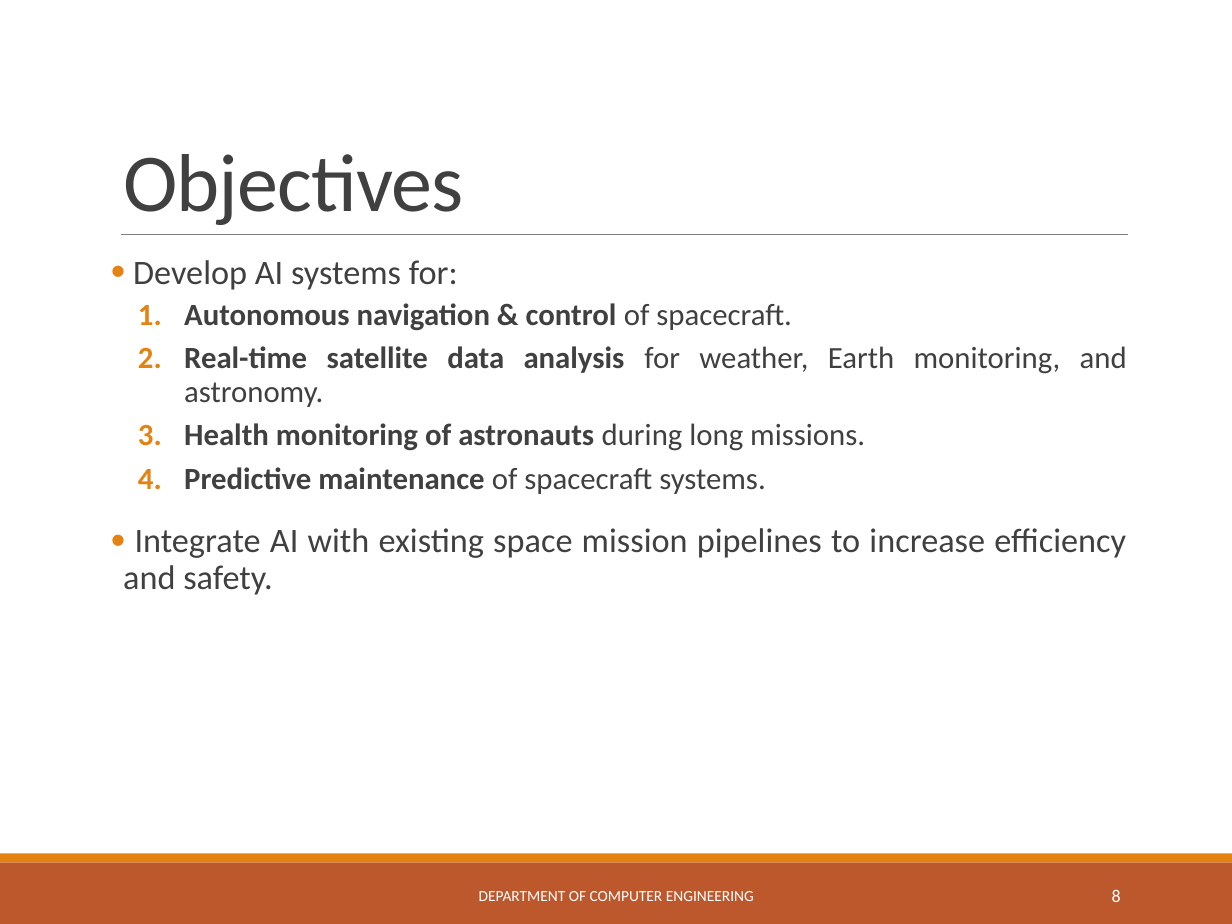
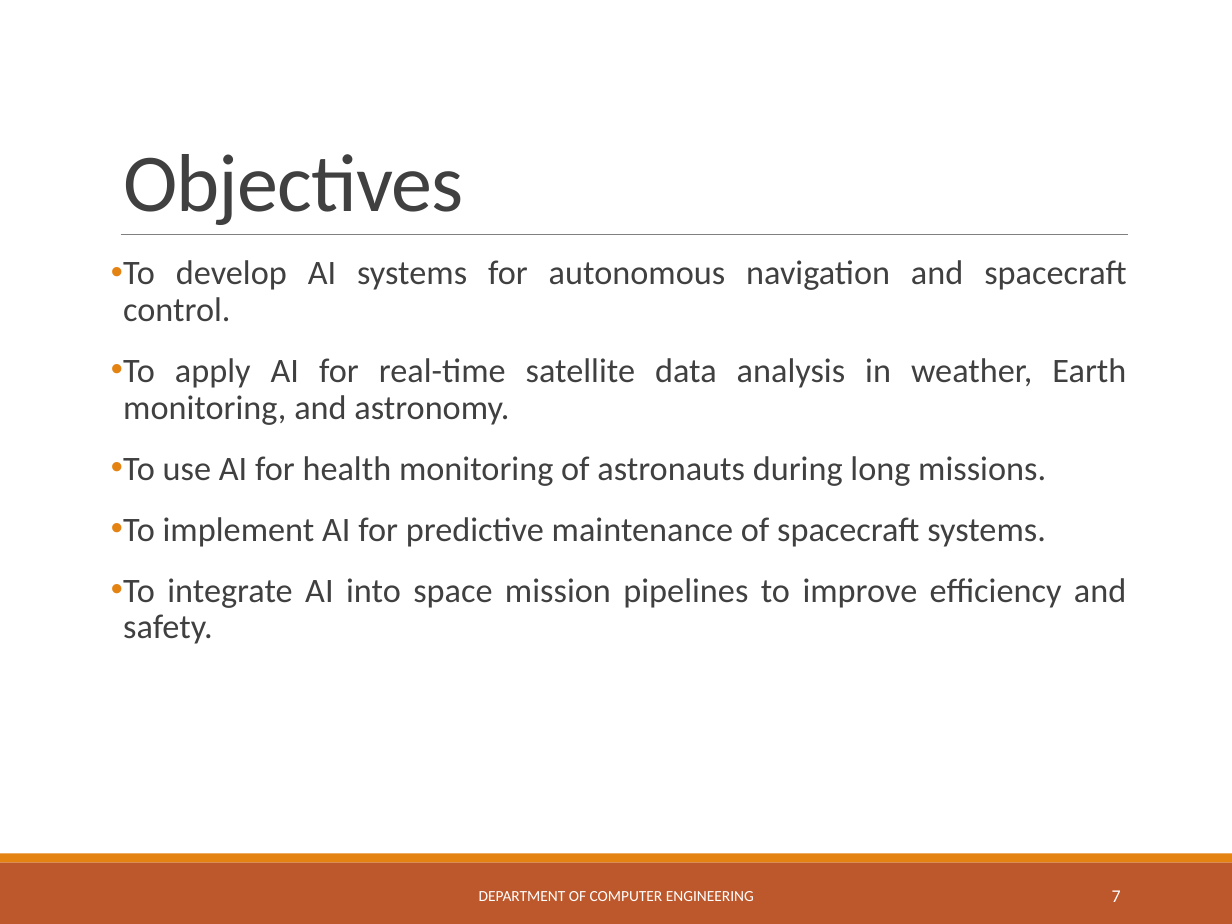
Before and after one commit to ShantanuGV/Websites, a slide deck: slide 7 of 132_AI_in_space.pptx (slide 8 before the commit). Drawn at 1232x924 pixels with LibreOffice and Linux fonts; fonts in the diff are those of the drawing. Boxes give left, top, right and bottom in pixels: in the first picture for what was removed or moved away, otherwise in the second. Text is boxed around its words. In the diff, an @@ line names an element or a change of style, - is before the commit and + after.

```diff
--- a/132_AI_in_space.pptx
+++ b/132_AI_in_space.pptx
@@ text at bbox=[123, 260, 1126, 644]: text changed; size 18 to 20 pt @@
-• Develop AI systems for:
-  1. Autonomous navigation & control of spacecraft.
-  2. Real-time satellite data analysis for weather, Earth monitoring, and astronomy.
-  3. Health monitoring of astronauts during long missions.
-  4. Predictive maintenance of spacecraft systems.
-• Integrate AI with existing space mission pipelines to increase efficiency and safety.
+• To develop AI systems for autonomous navigation and spacecraft control.
+• To apply AI for real-time satellite data analysis in weather, Earth monitoring, and astronomy.
+• To use AI for health monitoring of astronauts during long missions.
+• To implement AI for predictive maintenance of spacecraft systems.
+• To integrate AI into space mission pipelines to improve efficiency and safety.
@@ page number at bbox=[1112, 890, 1121, 902]: text changed @@
-8
+7
```
Also in this commit, not shown: 5 other slides changed, 1 slide removed.
